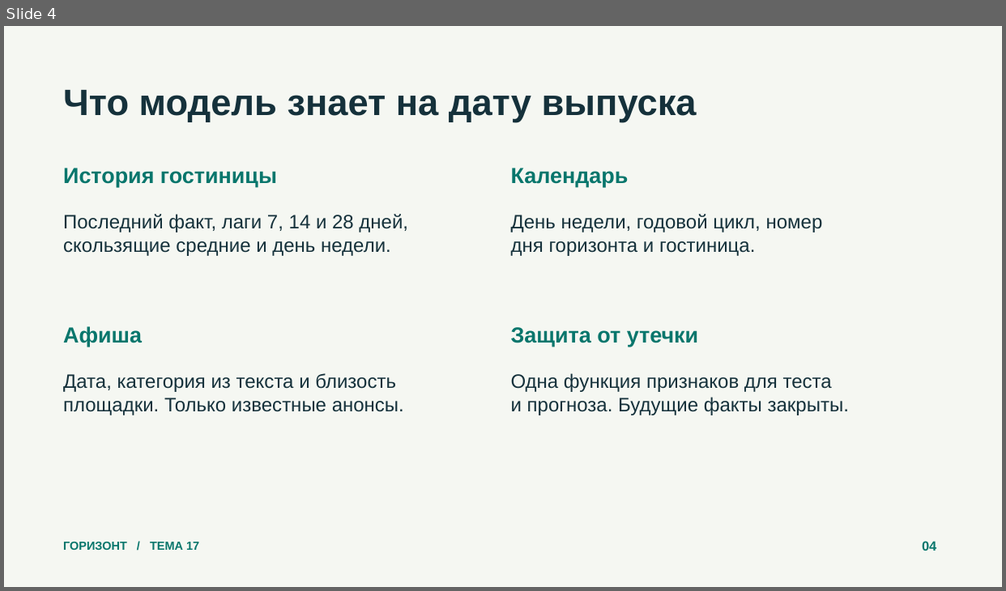
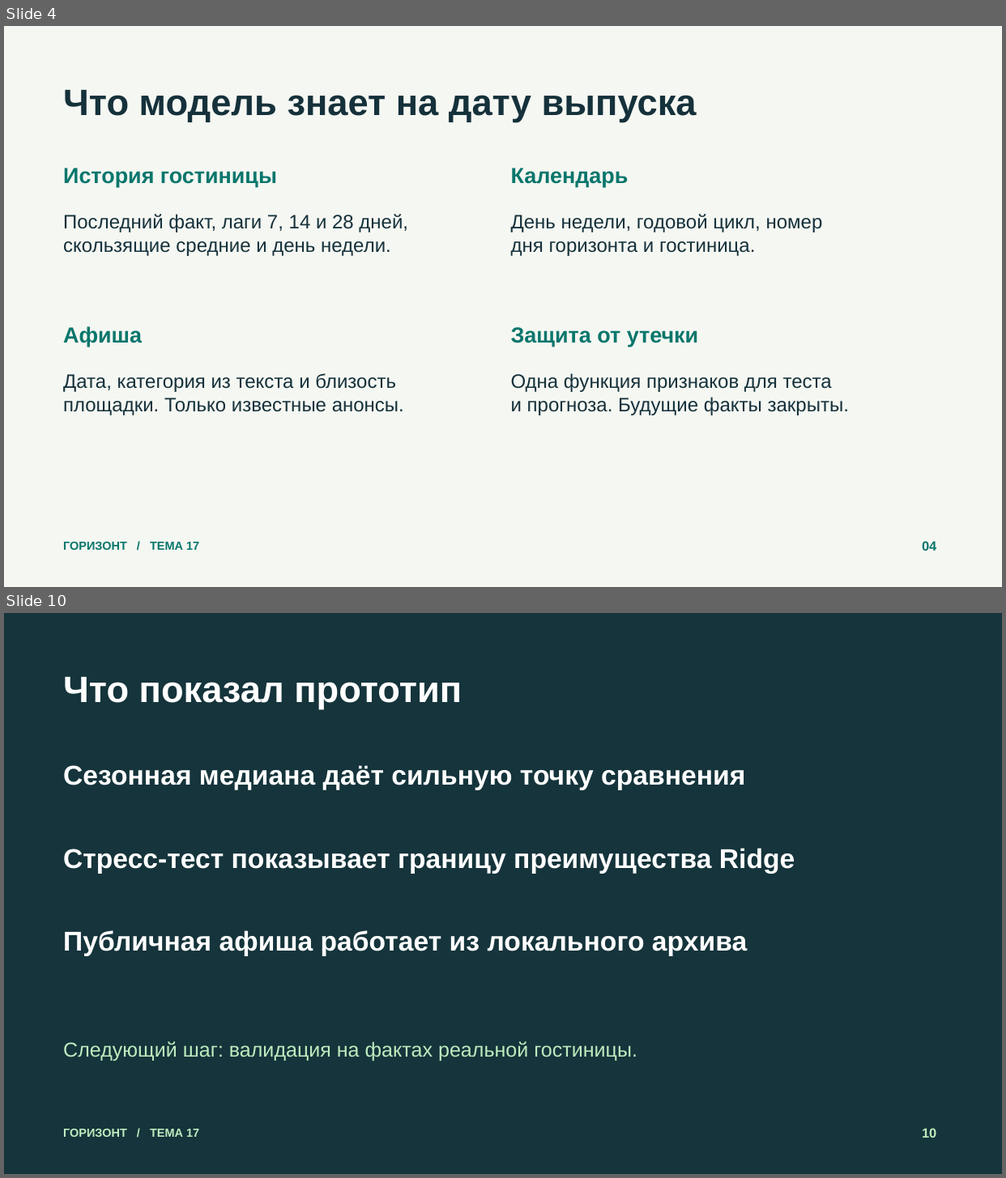
Before and after one commit to ReliqU/HotelForecast, a slide deck: deliverables/Презентация.pptx. Shown one above the other, each under a label of ours: slide 4 before the commit, slides 4 and 10 after it; the slides between them are not shown. The pictures are 1006x591 and 1006x1178 pixels, drawn with LibreOffice and Linux fonts; fonts in the diff are those of the drawing. Boxes give left, top, right and bottom in pixels: in the first picture for what was removed or moved away, otherwise in the second. Text is boxed around its words. In the diff, an @@ line names an element or a change of style, - is before the commit and + after.

```diff
--- a/deliverables/Презентация.pptx
+++ b/deliverables/Презентация.pptx
@@ slide 10 added at (4,613,1002,1174), background #15343B @@
@@ text added at (63,677,462,709), 35.2 pt, text #FFFFFF, bold @@
+Что показал прототип
@@ text added at (63,765,745,790), 26.2 pt, text #FFFFFF, bold @@
+Сезонная медиана даёт сильную точку сравнения
@@ text added at (63,848,795,874), 26.2 pt, text #FFFFFF, bold @@
+Стресс-тест показывает границу преимущества Ridge
@@ text added at (63,931,747,956), 26.2 pt, text #FFFFFF, bold @@
+Публичная афиша работает из локального архива
@@ text added at (63,1041,637,1061), 19.5 pt, text #BEEBBE @@
+Следующий шаг: валидация на фактах реальной гостиницы.
@@ text added at (63,1129,199,1137), 11.2 pt, text #BEEBBE, bold @@
+ГОРИЗОНТ / ТЕМА 17
@@ text added at (922,1128,936,1138), 12.8 pt, text #BEEBBE, bold @@
+10
```
Also in this commit, not shown: 4 slides changed, 2 other slides added, 2 slides removed, 21 other files.
